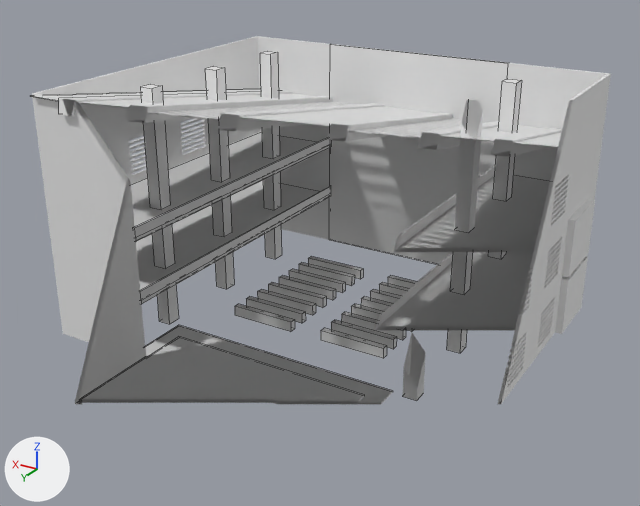
An edit to the Blender file 00_filestructure/01_Models/kn-kirche.blend, drawn before and after from the same camera.
Camera for both pictures: a camera (50 mm lens) standing at (-59.7, 97.2, 61.2) and looking at (-2.8, 2.4, 13.8). The lights are fixed; the arrows at lower left show +X, +Y and +Z. Mesh edges are drawn as thin lines on the coarser meshes. Everything nearer to the camera than a plane just in front of the edit is cut away.

The first picture shows 'kn-kirche altarstufen', 'kn-kirche altarwand', 'kn-kirche aussenwaende', 'kn-kirche baenke', 'kn-kirche balken', 'kn-kirche balkon_lo', 'kn-kirche balkon_lu', 'kn-kirche balkon_ro', 'kn-kirche balkon_ru', 'kn-kirche decke', 'kn-kirche eingangswand', 'kn-kirche saeulen'.
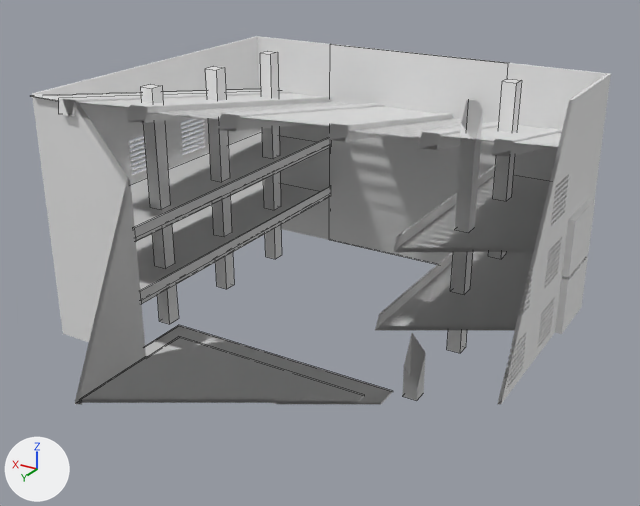
Where the change shows, as pixel boxes (x1, y1, x2, y2) in the pictures (640 x 506 px):
'kn-kirche baenke', hidden
    before: (235, 256, 417, 358)

The edits, one by one:
Object 'kn-kirche baenke' (ob_kn_kirche_baenke) is now hidden.
